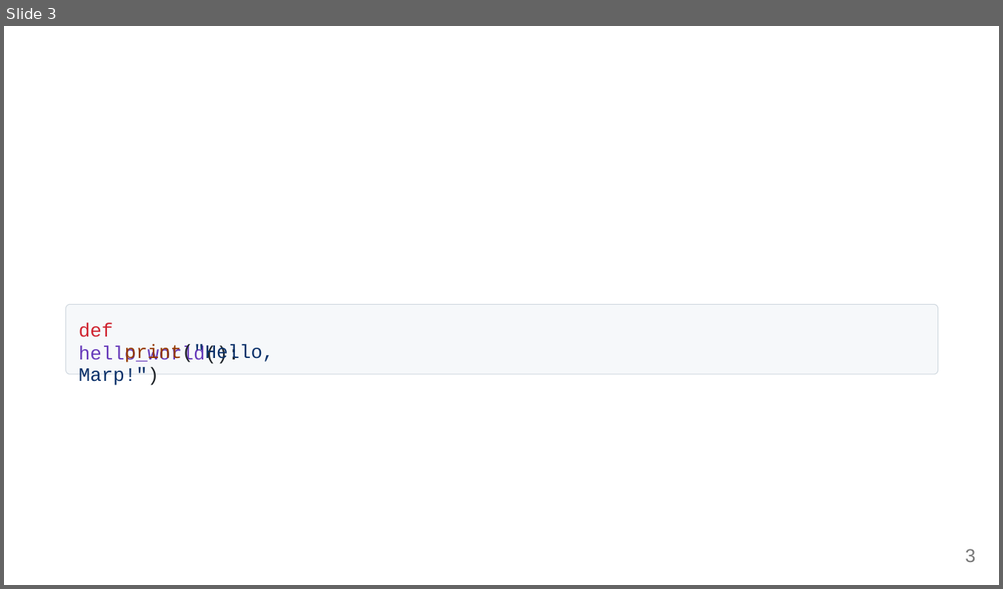
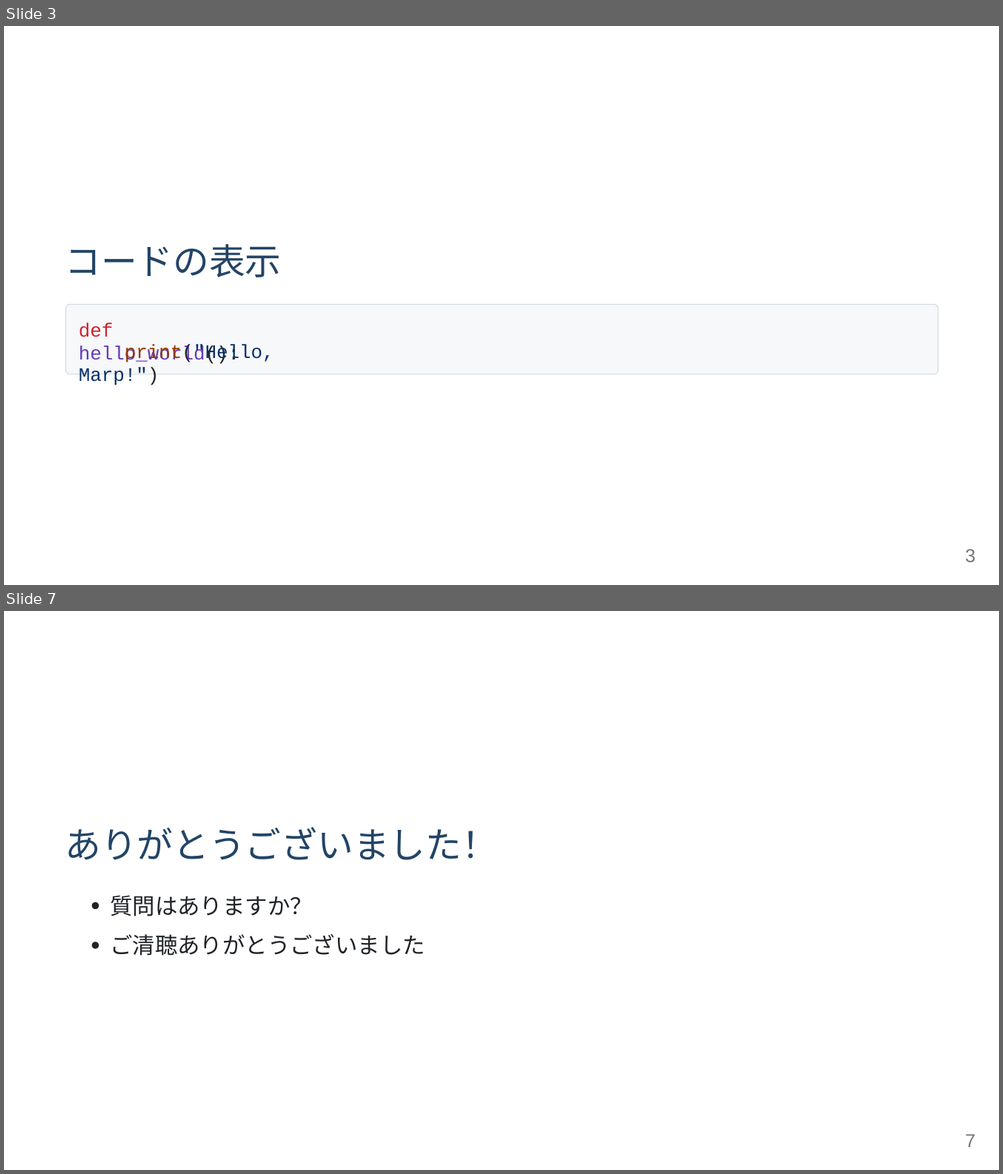
Before and after one commit to haruka-aibara/haruka-aibara, a slide deck: docs/Marp/test.pptx. Shown one above the other, each under a label of ours: slide 3 before the commit, slides 3 and 7 after it; the slides between them are not shown. The pictures are 1003x589 and 1003x1174 pixels, drawn with LibreOffice and Linux fonts; fonts in the diff are those of the drawing. Boxes give left, top, right and bottom in pixels: in the first picture for what was removed or moved away, otherwise in the second. Text is boxed around its words. In the diff, an @@ line names an element or a change of style, - is before the commit and + after.

```diff
--- a/docs/Marp/test.pptx
+++ b/docs/Marp/test.pptx
@@ slide 7 added at box(4, 611, 999, 1170), background #FFFFFF @@
@@ freeform shape added at box(4, 611, 999, 1170), fill #FFFFFF @@
@@ text added at box(65, 827, 498, 860), 34.8 pt, text #224466 @@
+ありがとうございました！
@@ text added at box(110, 895, 313, 917), 21.7 pt, text #1F2328 @@
+質問はありますか？
@@ freeform shape added at box(92, 903, 99, 909), fill #1F2328 @@
@@ freeform shape added at box(92, 943, 99, 949), fill #1F2328 @@
@@ text added at box(110, 934, 425, 956), 21.7 pt, text #1F2328 @@
+ご清聴ありがとうございました
@@ text added at box(965, 1134, 975, 1147), 18 pt, text #777777 @@
+7
@@ slide 3 changed as well @@
@@ text added at box(65, 244, 281, 278), 34.8 pt, text #224466 @@
+コードの表⽰
```
Also in this commit, not shown: 1 other slide changed, 4 other slides added, 5 slides removed.
